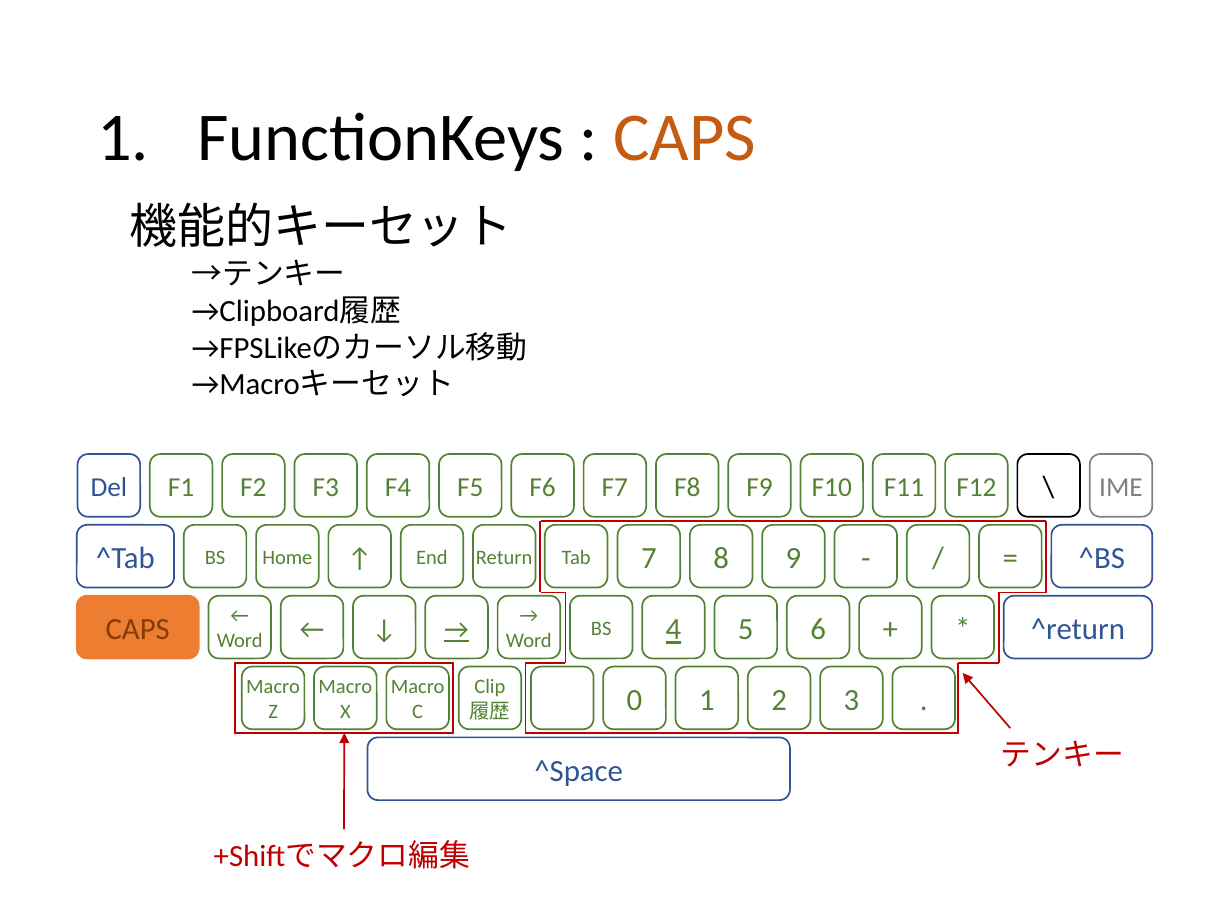
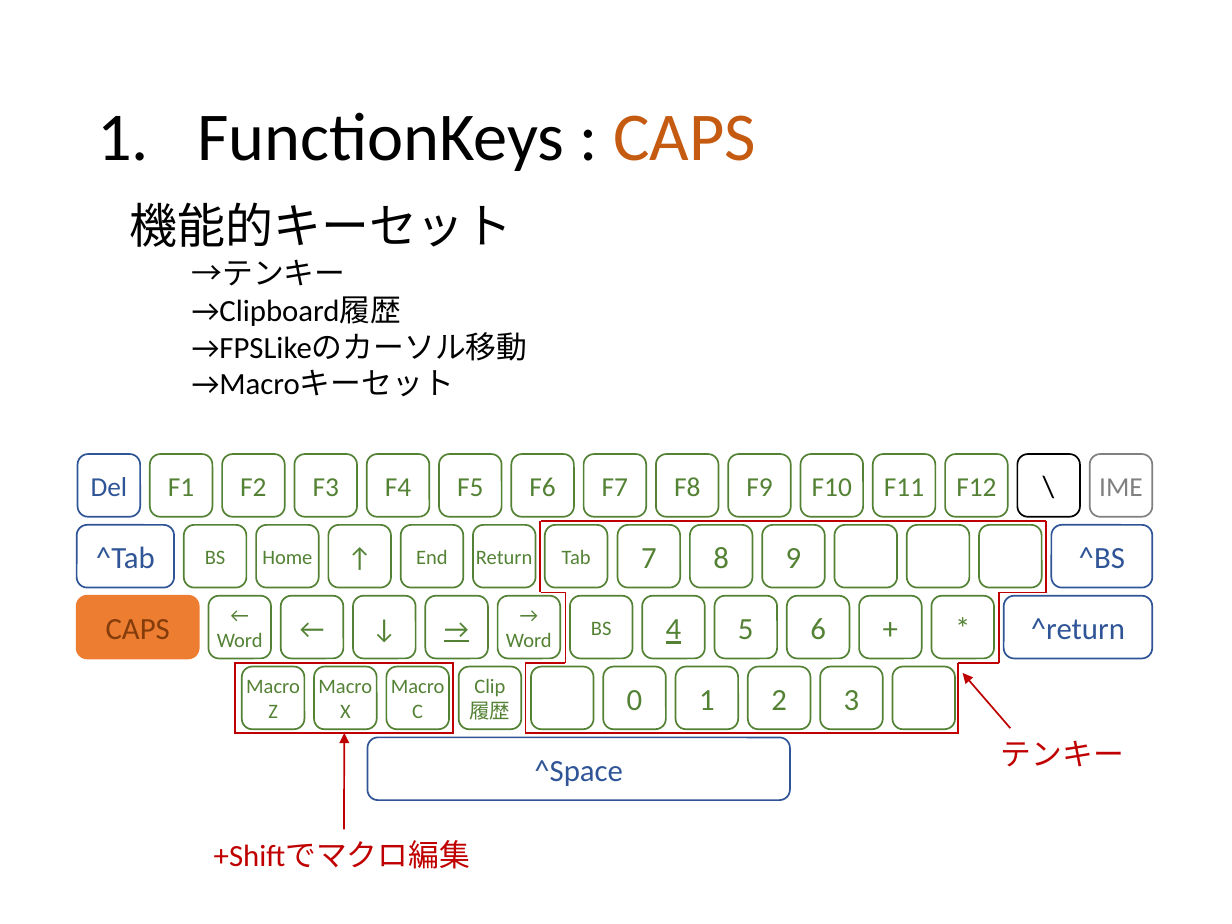
Before and after one commit to ittooo66/myAHK, a slide deck: slide 6 of MANUAL.pptx. Drawn at 1232x924 pixels with LibreOffice and Linux fonts; fonts in the diff are those of the drawing. Boxes give left, top, right and bottom in pixels: in the first picture for what was removed or moved away, otherwise in the second. Text is boxed around its words. In the diff, an @@ line names an element or a change of style, - is before the commit and + after.

```diff
--- a/MANUAL.pptx
+++ b/MANUAL.pptx
@@ text in rounded rectangle at (x1=834, y1=525, x2=897, y2=588): text removed @@
--
@@ text in rounded rectangle at (x1=907, y1=525, x2=970, y2=588): text removed @@
-/
@@ text in rounded rectangle at (x1=979, y1=525, x2=1042, y2=588): text removed @@
-=
@@ text in rounded rectangle at (x1=892, y1=667, x2=955, y2=729): text removed @@
-.
```
Also in this commit, not shown: 9 other slides changed.
